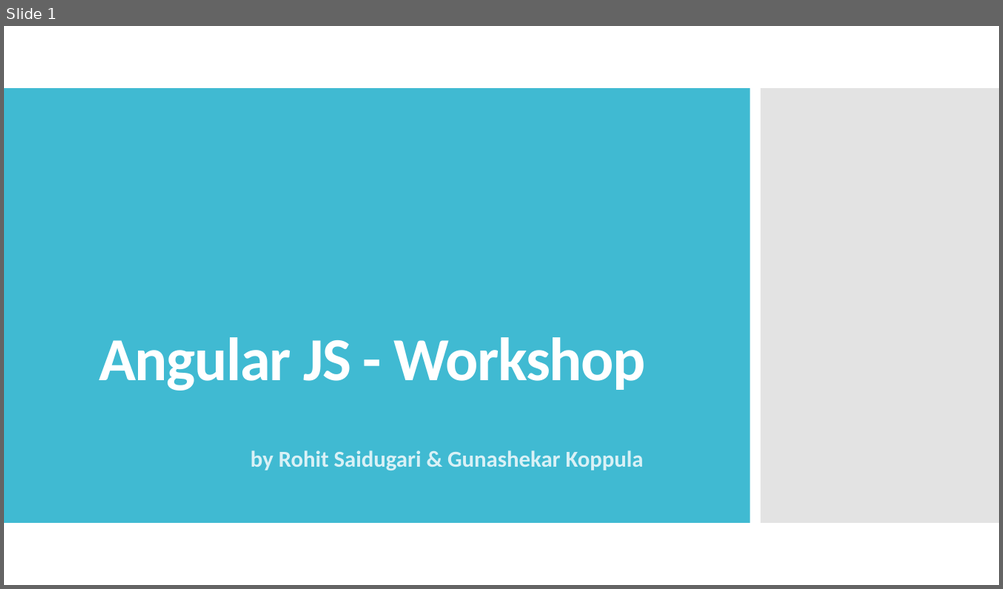
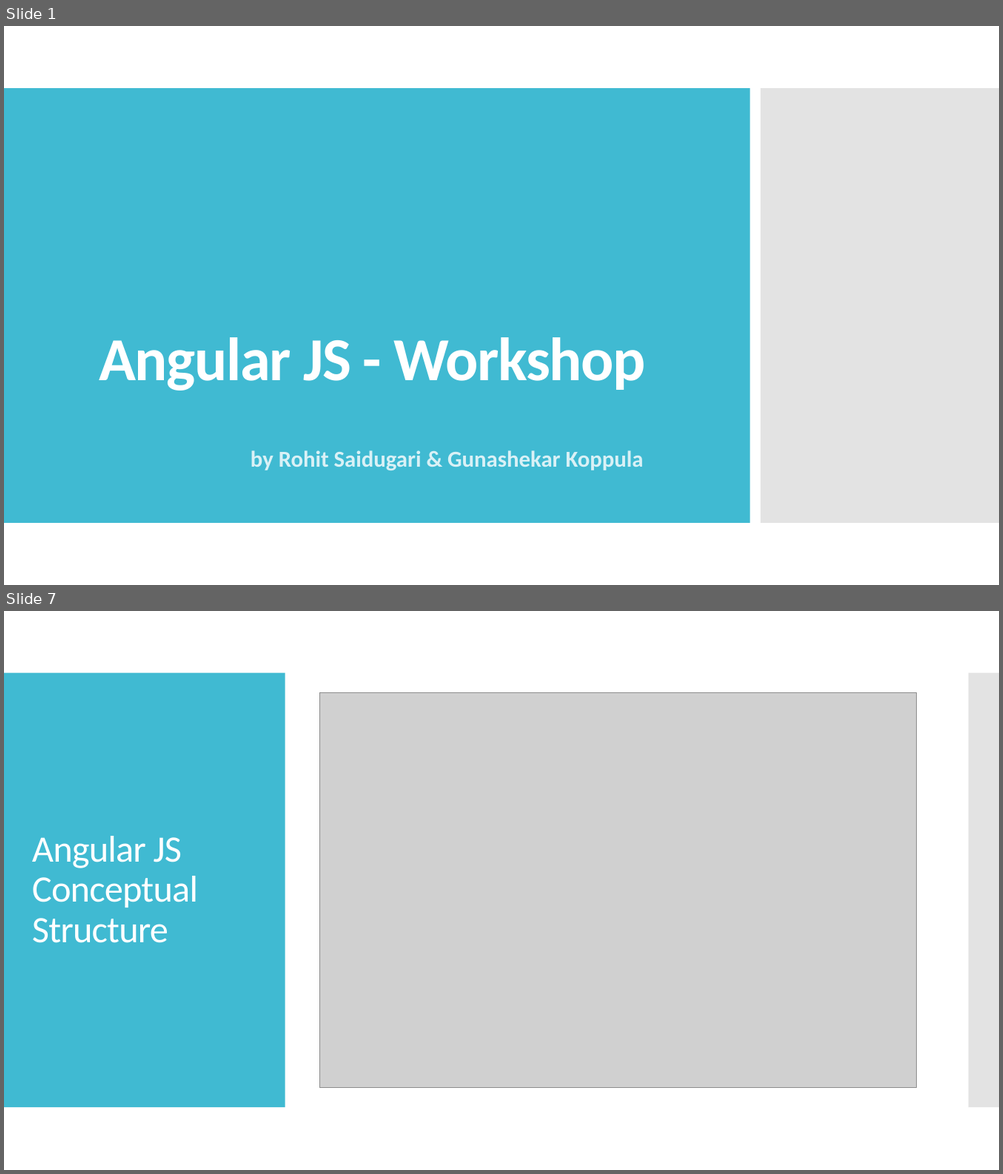
Before and after one commit to webelf000/angular_sample_app, a slide deck: Angular JS - Workshop.pptx. Shown one above the other, each under a label of ours: slide 1 before the commit, slides 1 and 7 after it; the slides between them are not shown. The pictures are 1003x589 and 1003x1174 pixels, drawn with LibreOffice and Linux fonts; fonts in the diff are those of the drawing; grey boxes stand for pictures. Boxes give left, top, right and bottom in pixels: in the first picture for what was removed or moved away, otherwise in the second. Text is boxed around its words. In the diff, an @@ line names an element or a change of style, - is before the commit and + after.

```diff
--- a/Angular JS - Workshop.pptx
+++ b/Angular JS - Workshop.pptx
@@ slide 7 added at (4, 611, 999, 1170), background #FFFFFF @@
@@ rectangle added at (4, 673, 285, 1108), fill #40BAD2 @@
@@ rectangle added at (968, 673, 999, 1108), fill #C8C8C8 at 50% opacity @@
@@ picture added at (319, 693, 916, 1088) @@
@@ title added at (32, 836, 198, 943), 36 pt, text #FFFFFF @@
+Angular JS Conceptual Structure
```
Also in this commit, not shown: 11 slides changed, 5 other slides added.
